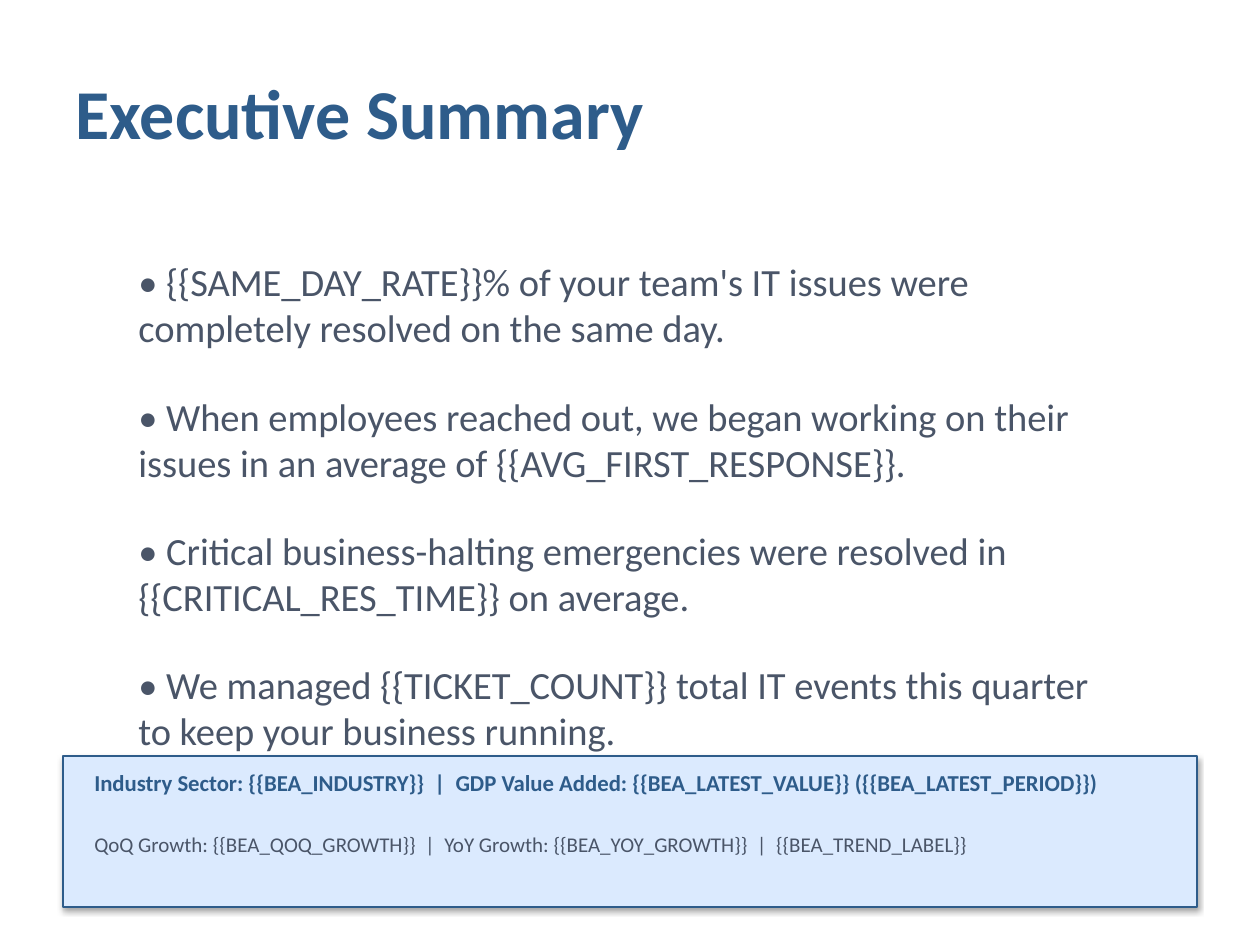
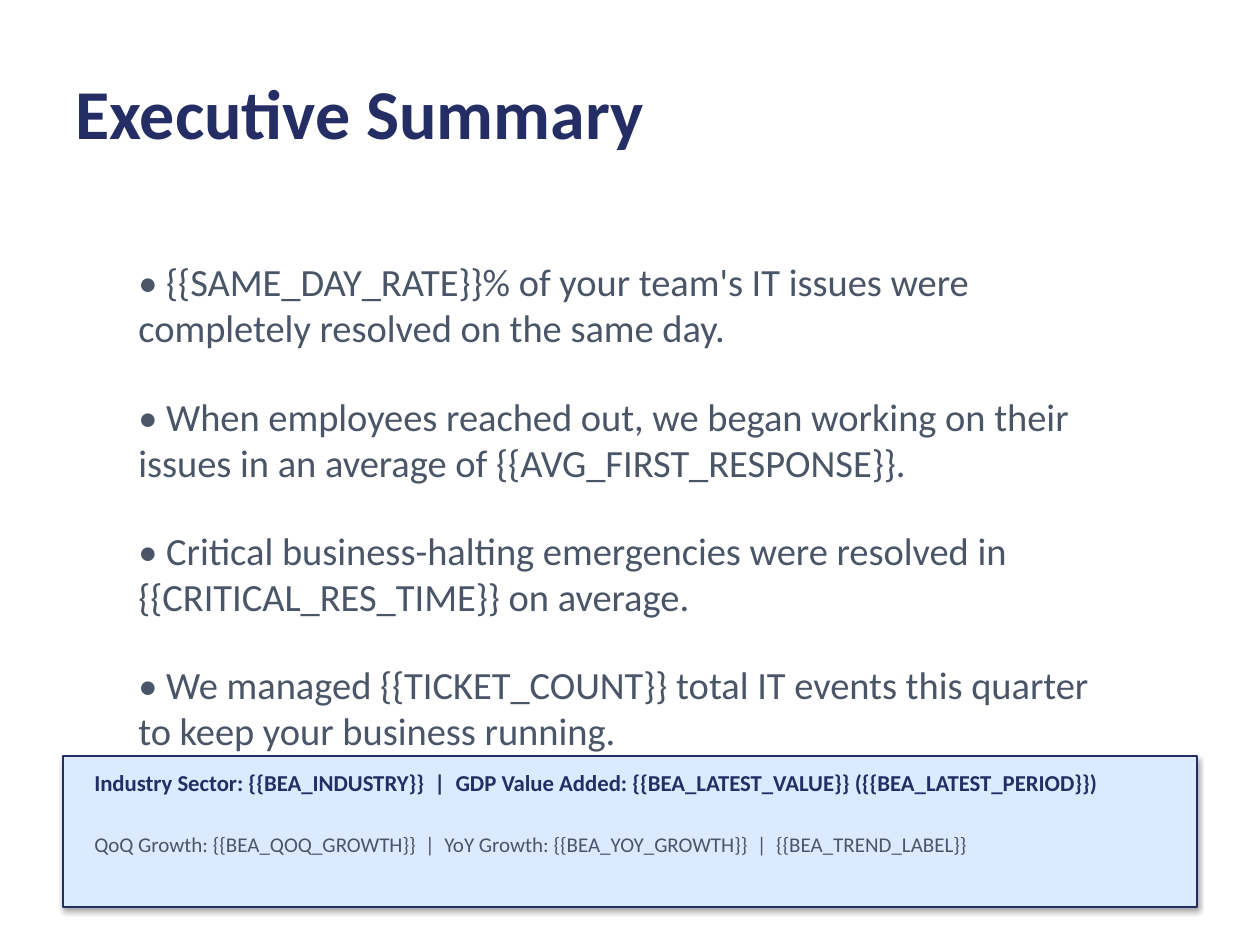
Before and after one commit to EcoFireGit/halopsa_QbrImpactSlides_v0, a slide deck: slide 2 of Master_QBR_Template.pptx. Drawn at 1260x945 pixels with LibreOffice and Linux fonts; fonts in the diff are those of the drawing. Boxes give left, top, right and bottom in pixels: in the first picture for what was removed or moved away, otherwise in the second. Text is boxed around its words. In the diff, an @@ line names an element or a change of style, - is before the commit and + after.

```diff
--- a/Master_QBR_Template.pptx
+++ b/Master_QBR_Template.pptx
@@ text "Executive Summary" at <box>75,89,643,150</box>: text colour #2E5C8A to #242E65 @@
@@ rectangle at <box>63,756,1197,907</box>: outline #2E5C8A 0.75 pt to #242E65 0.75 pt @@
@@ text "Industry Sector: {{BEA_INDUSTRY}} | GDP ..." at <box>94,774,1097,795</box>: text colour #2E5C8A to #242E65 @@
```
Also in this commit, not shown: 7 other slides changed, 5 other files.
